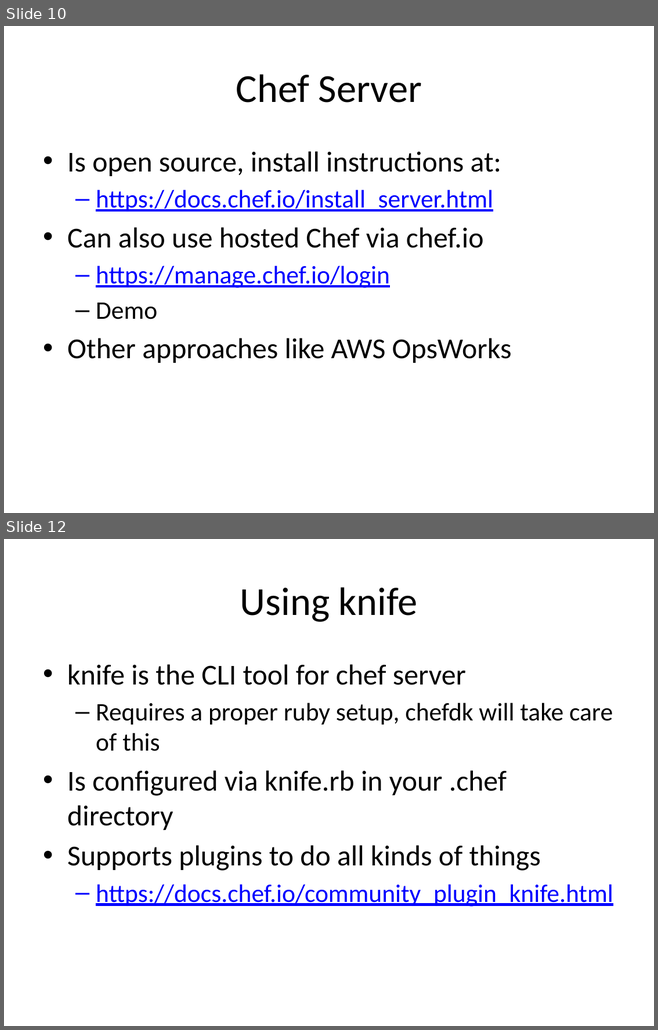
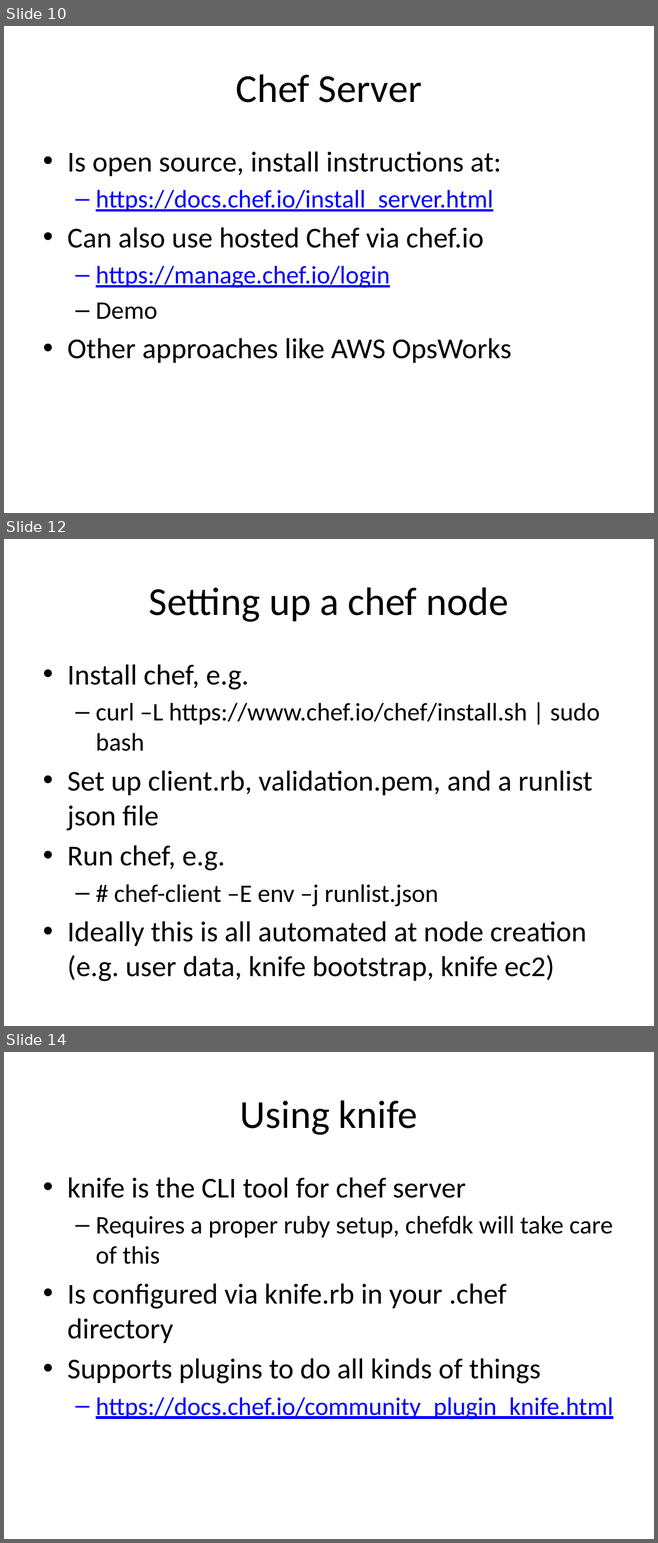
Before and after one commit to zvickery/bcc-2015, a slide deck: presentation/IntroToChef.pptx. Shown one above the other, each under a label of ours: slides 10 and 12 before the commit, slides 10, 12 and 14 after it; the slides between them are not shown. The pictures are 658x1030 and 658x1543 pixels, drawn with LibreOffice and Linux fonts; fonts in the diff are those of the drawing. Boxes give left, top, right and bottom in pixels: in the first picture for what was removed or moved away, otherwise in the second. Text is boxed around its words. In the diff, an @@ line names an element or a change of style, - is before the commit and + after.

```diff
--- a/presentation/IntroToChef.pptx
+++ b/presentation/IntroToChef.pptx
@@ slide 12 added at [4, 539, 654, 1026], background #FFFFFF @@
@@ title added at [149, 587, 508, 622], 44 pt, text #000000 @@
+Setting up a chef node
@@ text added at [67, 664, 600, 982], 32 pt, text #000000 @@
+• Install chef, e.g.
+  – curl –L https://www.chef.io/chef/install.sh | sudo bash
+• Set up client.rb, validation.pem, and a runlist json file
+• Run chef, e.g.
+  – # chef-client –E env –j runlist.json
+• Ideally this is all automated at node creation (e.g. user data, knife bootstrap, knife ec2)
@@ what was slide 12 is now slide 14 @@
```
Also in this commit, not shown: 4 slides changed, 3 other slides added, 5 other files.
